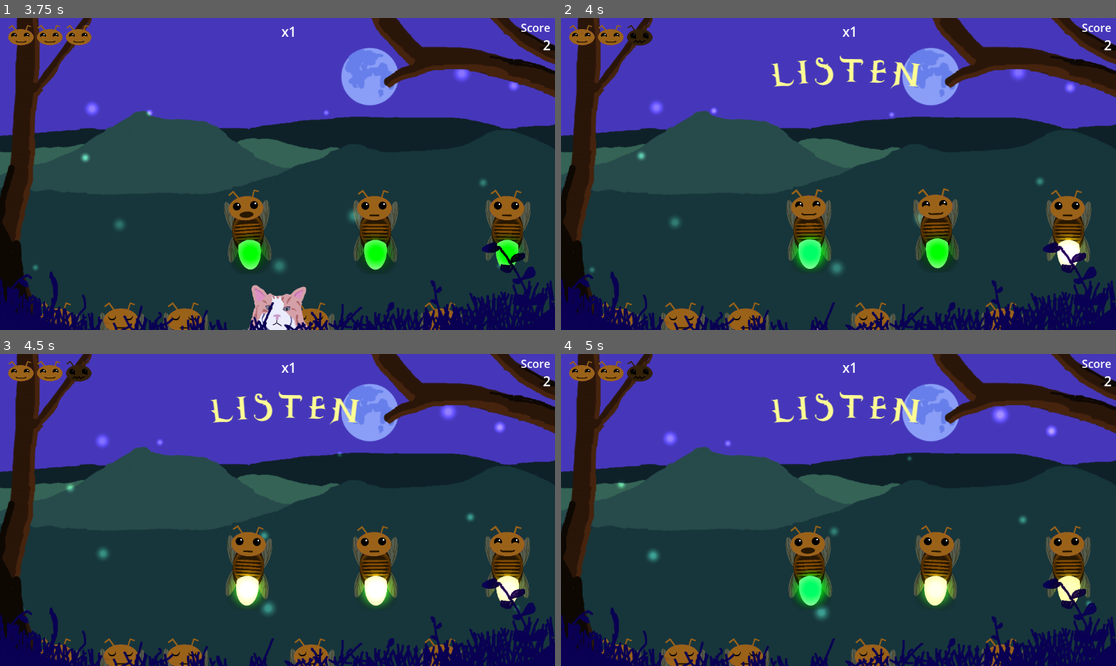
Above: before the commit, frames 1-4 (two rows, left to right).
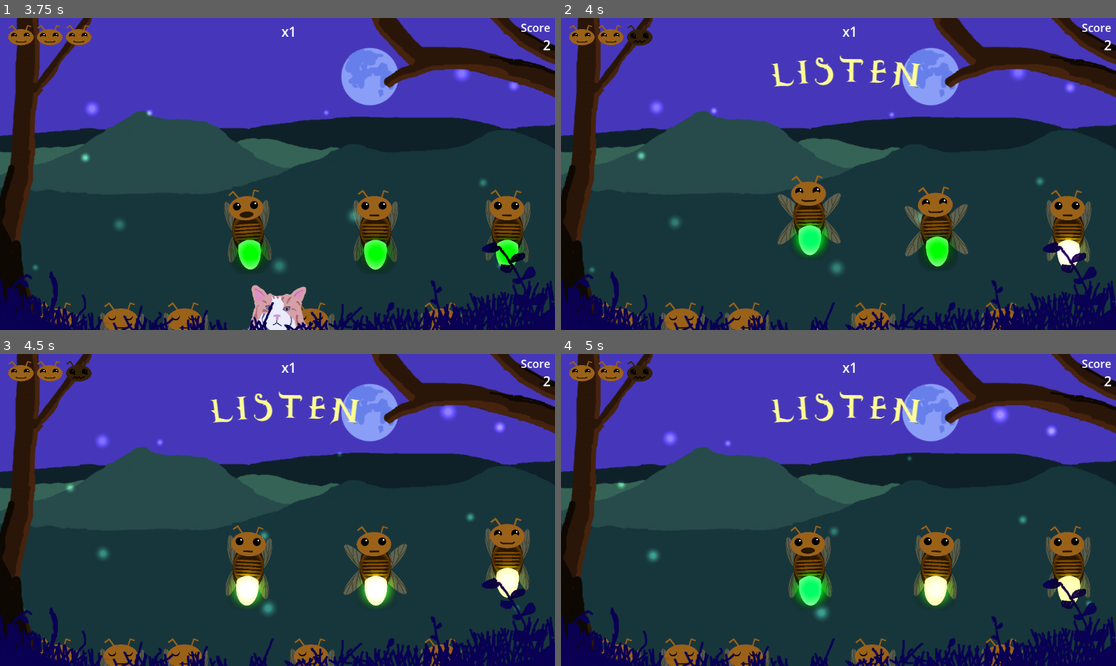
Above: after the commit, the same moments.

Repository: Kaijiro/ld56
Game: Godot game, scene res://scenes/menu.tscn
Two runs of this game, one before a commit and one after it. Both use one fixed random seed, a clock stepped at 60 frames per second and the inputs below. Sound files missing from this copy of the repository are replaced by a short silence.
Inputs (mouse positions are in pixels of both pictures, inside the frame that each line leads up to):
- Up to frame 1 (3.75 s): click "Classic mode" at 0.5 s; move the mouse to (249, 233) at 1.27 s; click (249, 233) at 1.35 s; move the mouse to (377, 233) at 2.02 s; click (377, 233) at 2.1 s; move the mouse to (505, 233) at 2.77 s; click (505, 233) at 2.85 s; move the mouse to (249, 236) at 3.52 s; click (249, 236) at 3.6 s
- Up to frame 2 (4 s): no input
- Up to frame 3 (4.5 s): move the mouse to (444, 556) at 4.27 s; click (444, 556) at 4.35 s
- Up to frame 4 (5 s): no input

Frame 1 is identical in both runs. In frame 2, 3.1% of the frame differs, in the area x 39-74%, y 50-81%; in frame 3, 1.7%; in frame 4, nothing differs.

Commit message:
flying celebration

Diff:
--- a/scripts/firefly.gd
+++ b/scripts/firefly.gd
@@ -9,6 +9,7 @@
 var balance_angle: float = 2
 var balance_direction: float = -1
 var balance_speed: float = 10
+var is_idle: bool = false
 
 # Customisation
 @export var singing_light: Color = Color.BLUE_VIOLET
@@ -88,7 +89,7 @@
             self.balance_direction = self.balance_direction * -1.0
         self.rotation_degrees += delta * self.balance_speed * self.balance_direction
 
-        if self.position.y <= self.awake_height && self.body_a.animation == "fly":
+        if self.position.y <= self.awake_height && self.body_a.animation == "fly" && self.is_idle:
             self.body_a.play("idle")
 
     if !self.is_awake && self.position.y > self.sleepy_height:
@@ -137,6 +138,7 @@
     self.isPulsing = true
     self.isPulseUp = false
     self.tail_light.color = idle_light
+    self.is_idle = true;
 
 # When player has clicked on a firefly
 func activate() -> void:
@@ -161,16 +163,17 @@
 
 func right() -> void:
     if self.is_awake:
+        self.is_idle = false
         self.isPulsing = false
         self.tail_light.energy = max_energy
         self.tail_light.color = good_light
         await get_tree().create_timer(self.id * 0.06).timeout
         self.head.play("happy")
+        self.body_a.play("fly")
         var tween = get_tree().create_tween()
         tween.tween_property(self,"position",Vector2(self.position.x,self.position.y-50),0.25)
         if self.is_perfect_run:
             self.tail_light.color = self.singing_light
-        tween = get_tree().create_tween()
         tween.tween_property(self,"position",Vector2(self.position.x,self.position.y),0.25)
         await get_tree().create_timer(delay_idle).timeout
         self.is_perfect_run = true
